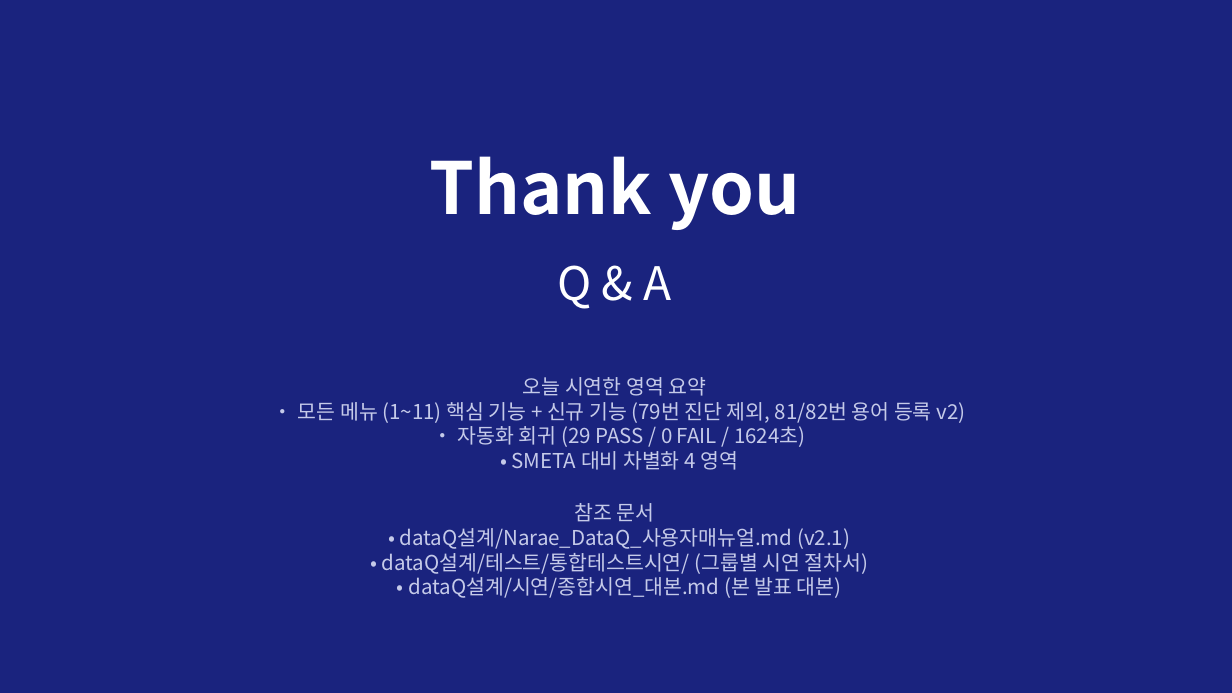
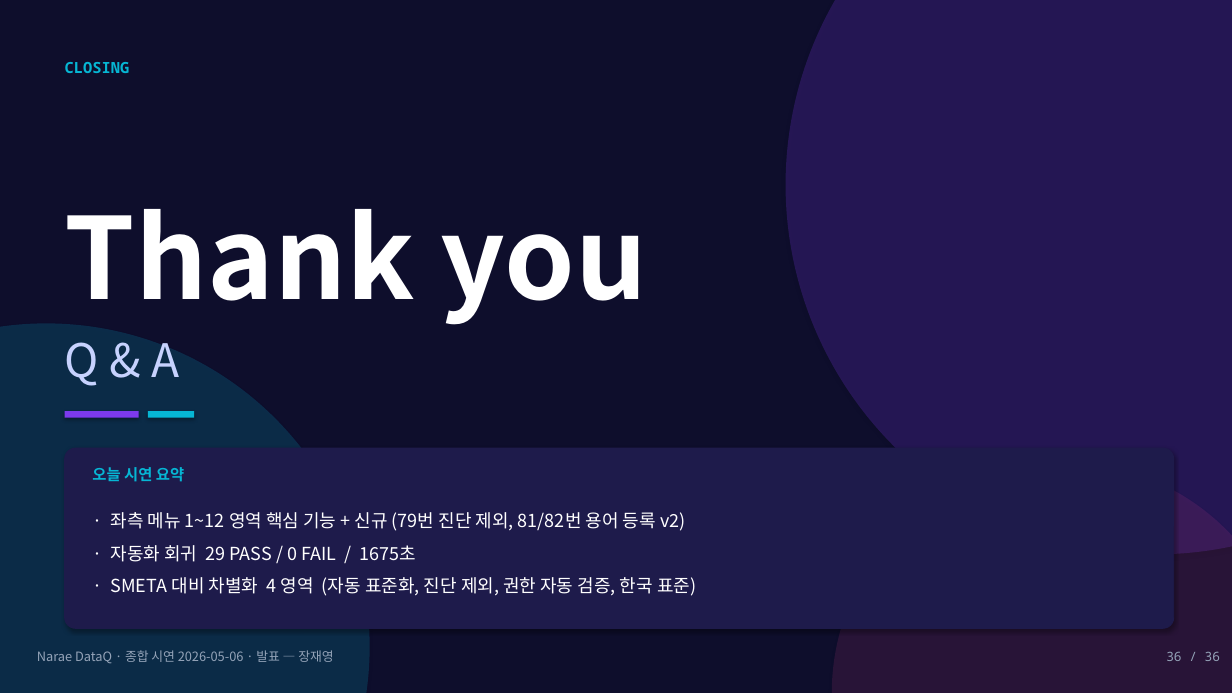
Before and after one commit to wodud0170/dataQ, a slide deck: slide 36 of dataQ설계/시연/Narae_DataQ_종합시연_2026-05-06.pptx. Drawn at 1232x693 pixels with LibreOffice and Linux fonts; fonts in the diff are those of the drawing. Boxes give left, top, right and bottom in pixels: in the first picture for what was removed or moved away, otherwise in the second. Text is boxed around its words. In the diff, an @@ line names an element or a change of style, - is before the commit and + after.

```diff
--- a/dataQ설계/시연/Narae_DataQ_종합시연_2026-05-06.pptx
+++ b/dataQ설계/시연/Narae_DataQ_종합시연_2026-05-06.pptx
@@ rectangle at <box>0,0,1232,693</box>: fill #1A237E to #0E0E2C @@
@@ ellipse added at <box>786,0,1232,555</box>, fill #7C3AED at 22% opacity @@
@@ text added at <box>65,62,130,73</box>, 12 pt, text #06B6D4, bold @@
+CLOSING
@@ text "Thank you": place and size @@
-text "Thank you" at <box>429,156,800,230</box>
+text "Thank you" at <box>65,209,648,325</box>
@@ text "Thank you" at <box>65,209,648,325</box>: size 56 to 88 pt; alignment centre to left; line spacing 1 to 1.15 @@
@@ ellipse added at <box>0,323,370,693</box>, fill #06B6D4 at 18% opacity @@
@@ text "Q & A": place and size @@
-text "Q & A" at <box>557,265,672,309</box>
+text "Q & A" at <box>65,342,179,386</box>
@@ text "Q & A" at <box>65,342,179,386</box>: text colour #FFFFFF to #C7D2FE; alignment centre to left; line spacing 1 to 1.15 @@
@@ rectangle added at <box>65,411,139,418</box>, fill #7C3AED @@
@@ rectangle added at <box>148,411,194,418</box>, fill #06B6D4 @@
@@ rounded rectangle added at <box>65,448,1174,628</box>, fill #1E1B4B, outline #1E1B4B 0.75 pt @@
@@ text added at <box>92,467,184,482</box>, 12 pt, text #06B6D4, bold @@
+오늘 시연 요약
@@ ellipse added at <box>832,462,1232,693</box>, fill #EC4899 at 12% opacity @@
@@ text at <box>111,512,696,596</box>: text changed; size 16 to 14 pt; text colour #C5CAE9 to #FFFFFF @@
-오늘 시연한 영역 요약
-• 모든 메뉴 (1~11) 핵심 기능 + 신규 기능 (79번 진단 제외, 81/82번 용어 등록 v2)
-• 자동화 회귀 (29 PASS / 0 FAIL / 1624초)
-• SMETA 대비 차별화 4 영역
-참조 문서
-• dataQ설계/Narae_DataQ_사용자매뉴얼.md (v2.1)
-• dataQ설계/테스트/통합테스트시연/ (그룹별 시연 절차서)
-• dataQ설계/시연/종합시연_대본.md (본 발표 대본)
+· 좌측 메뉴 1~12 영역 핵심 기능 + 신규 (79번 진단 제외, 81/82번 용어 등록 v2)
+· 자동화 회귀 29 PASS / 0 FAIL / 1675초
+· SMETA 대비 차별화 4 영역 (자동 표준화, 진단 제외, 권한 자동 검증, 한국 표준)
@@ text added at <box>37,650,333,663</box>, 10 pt, text #94A3B8 @@
+Narae DataQ · 종합 시연 2026-05-06 · 발표 — 장재영
@@ text added at <box>1166,652,1220,661</box>, 10 pt, text #94A3B8 @@
+36 / 36
```
Also in this commit, not shown: 35 other slides changed, 1 other file.
